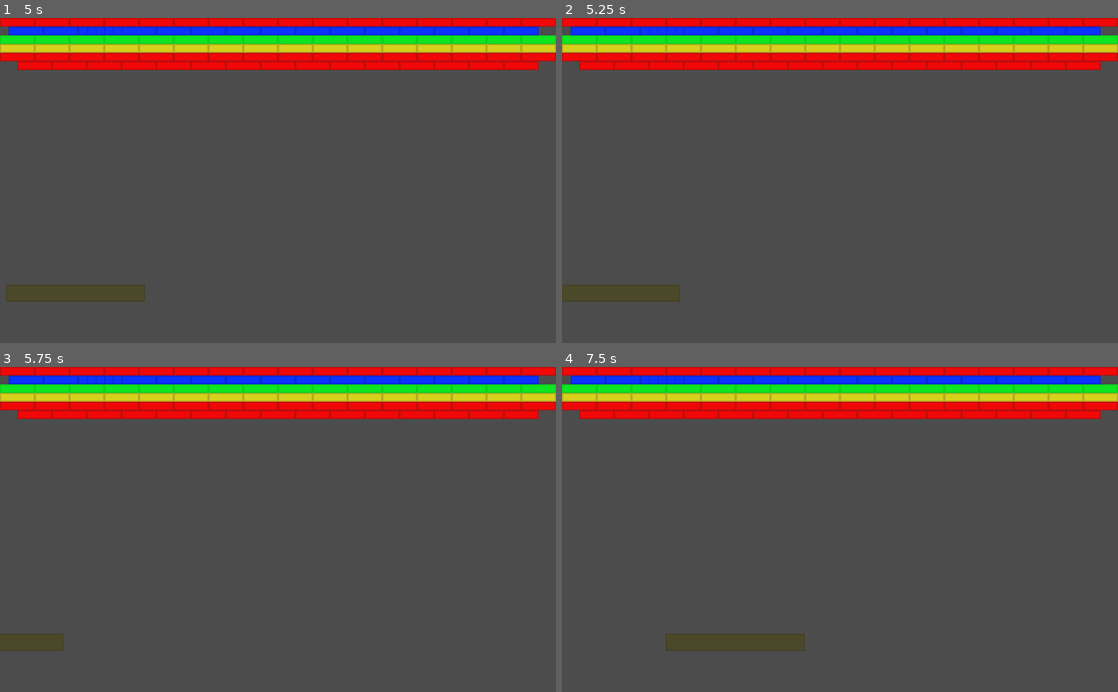
Above: before the commit, frames 1-4 (two rows, left to right).
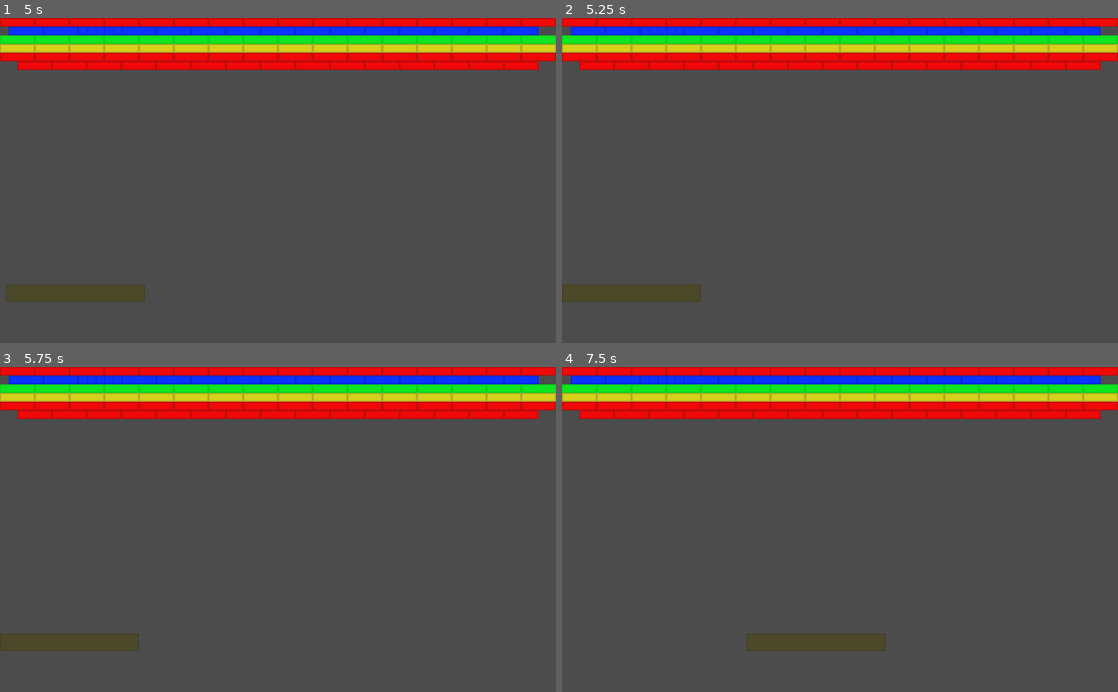
Above: after the commit, the same moments.

Repository: mpolosak/break-all-bricks
Game: Godot game, scene res://scenes/board.tscn
The game is run twice, just before and just after one commit, with the same random seed, the same clock (stepped at 60 frames per second) and the same inputs.
Inputs:
- Up to frame 1 (5 s): hold Right (right) 0.53-1.28 s; hold Left (left) 1.28-2.03 s; hold Right (right) 2.03-3.53 s; hold Left (left) from 3.53 s (still down)
- Up to frame 2 (5.25 s): keep holding Left (left)
- Up to frame 3 (5.75 s): keep holding Left (left)
- Up to frame 4 (7.5 s): release Left (left) at 5.78 s; hold Right (right) from 5.78 s (still down)

Frame 1 is identical in both runs. In frame 2, 0.2% of the frame differs, in the area x 21-25%, y 82-88%; in frame 3, 0.7%; in frame 4, 1.6%, in the area x 18-59%, y 82-88%.

Commit message:
Add barrier

Diff:
--- a/scenes/board.tscn
+++ b/scenes/board.tscn
@@ -102,6 +102,9 @@
 } ]
 3/z_index = 0
 
+[sub_resource type="PhysicsMaterial" id=6]
+bounce = 1.0
+
 [node name="Node2D" type="Node2D"]
 
 [node name="TileMap" type="TileMap" parent="."]
@@ -116,3 +119,9 @@
 
 [node name="Ball" parent="." instance=ExtResource( 3 )]
 position = Vector2( 145, 305 )
+
+[node name="StaticBody2D" type="StaticBody2D" parent="."]
+physics_material_override = SubResource( 6 )
+
+[node name="CollisionPolygon2D" type="CollisionPolygon2D" parent="StaticBody2D"]
+polygon = PoolVector2Array( -1, -1, 1025, -1, 1025, 600, 1024, 600, 1024, 0, 0, 0, 0, 600, -1, 600 )
Not shown: 1 places in scenes/board.tscn that only renumber resources
